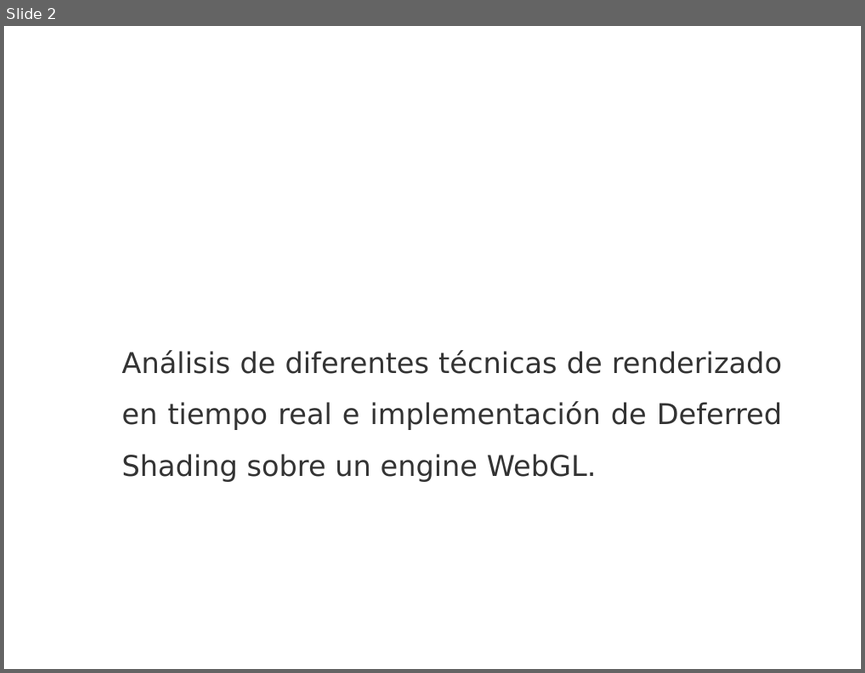
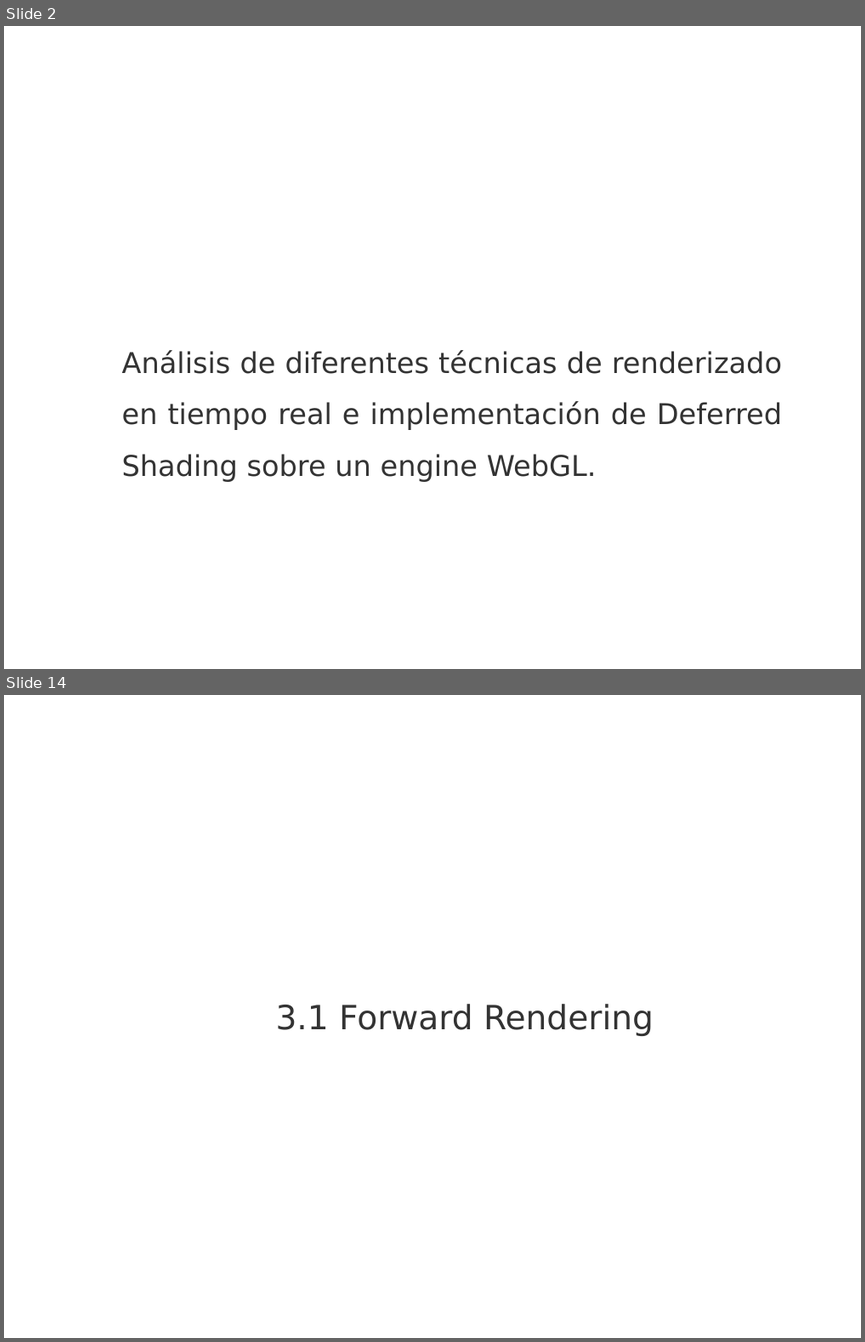
Before and after one commit to madowen/webGL, a slide deck: Docs/presentacion.pptx. Shown one above the other, each under a label of ours: slide 2 before the commit, slides 2 and 14 after it; the slides between them are not shown. The pictures are 865x673 and 865x1342 pixels, drawn with LibreOffice and Linux fonts; fonts in the diff are those of the drawing; background and template pictures are left out. Boxes give left, top, right and bottom in pixels: in the first picture for what was removed or moved away, otherwise in the second. Text is boxed around its words. In the diff, an @@ line names an element or a change of style, - is before the commit and + after.

```diff
--- a/Docs/presentacion.pptx
+++ b/Docs/presentacion.pptx
@@ slide 14 added at bbox=[4, 695, 861, 1338], background picture (left out) @@
@@ title added at bbox=[276, 1004, 653, 1036], 28 pt, text #333333 @@
+3.1 Forward Rendering
```
Also in this commit, not shown: 5 slides changed, 7 other slides added, 2 slides removed.
